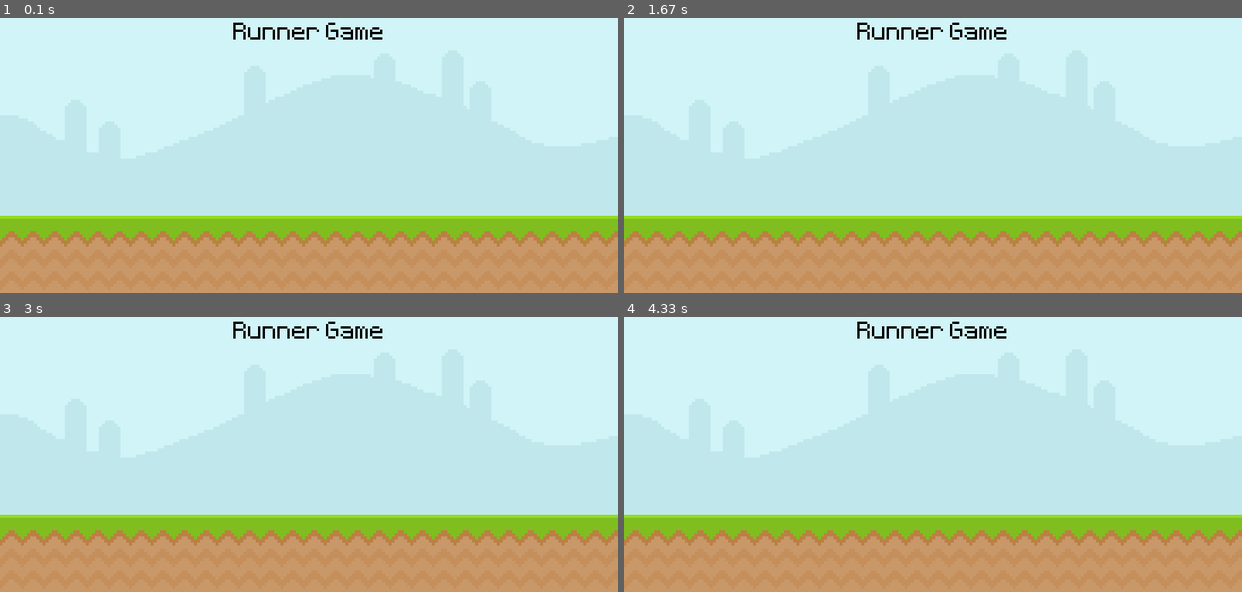
Above: before the commit, frames 1-4 (two rows, left to right).
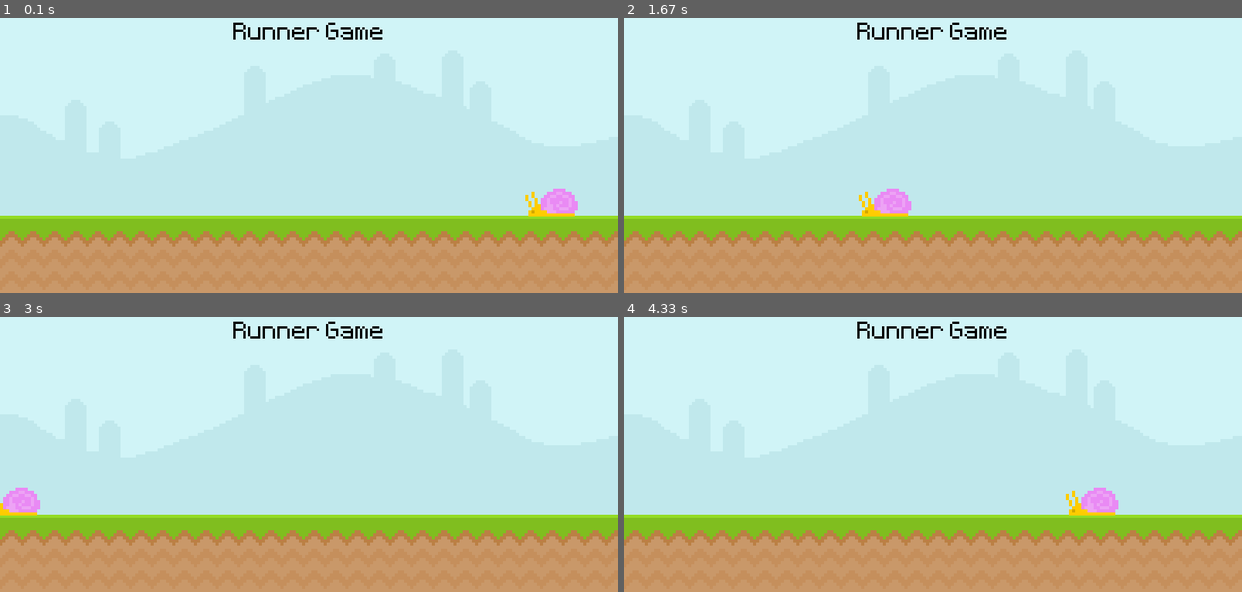
Above: after the commit, the same moments.

Repository: Computational-Simulation-Projects/Clear-Code-the-ultimate-introduction-to-PyGame
Game: pygame game, started from main.py
Same seed, same stepped clock (60 frames per second), same inputs: the game is played once before the commit and once after it.
Inputs:
- Up to frame 1 (0.1 s): no input
- Up to frame 2 (1.67 s): no input
- Up to frame 3 (3 s): no input
- Up to frame 4 (4.33 s): no input

The runs differ from the first frame. In frame 1, 0.6% of the frame differs, in the area x 85-94%, y 62-73%; in frame 2, 0.6%; in frame 3, 0.5%; in frame 4, 0.6%.

Commit message:
implemented-basic-animations

Diff:
--- a/main.py
+++ b/main.py
@@ -26,6 +26,12 @@
 # here ani-aliasing is turned off since it is a pixel art
 text_surface = test_font.render('Runner Game', False, 'Black')
 
+# here convert() is not needed since the sprite needs transparent background
+# convert_alpha() considers th transparency / alpha values too
+snail_surface = pygame.image.load(
+    './graphics/snail/snail1.png').convert_alpha()
+snail_x_pos = 700
+
 # create the game loop
 game_running = True
 while game_running:
@@ -36,13 +42,21 @@
             game_running = False
 
     # draw all the elements
+    # fill the screen with black to reset the screen every frame
+    screen.fill('Black')
     # blit (Block-Image-Transfer) is used to draw the surface on another
     # blit works on the order of the interpreter... top to bottom
     screen.blit(sky_surface, (0, 0))
     screen.blit(ground_surface, (0, 300))
     screen.blit(text_surface, (width // 2 - text_surface.get_width() // 2, 50))
+    screen.blit(snail_surface, (snail_x_pos, 265))
 
     # update everything
+    if snail_x_pos < -100:
+        snail_x_pos = 800
+    else:
+        snail_x_pos -= 4
+
     pygame.display.update()  # updates the display
     clock.tick(60)  # 60 frames per second
 
